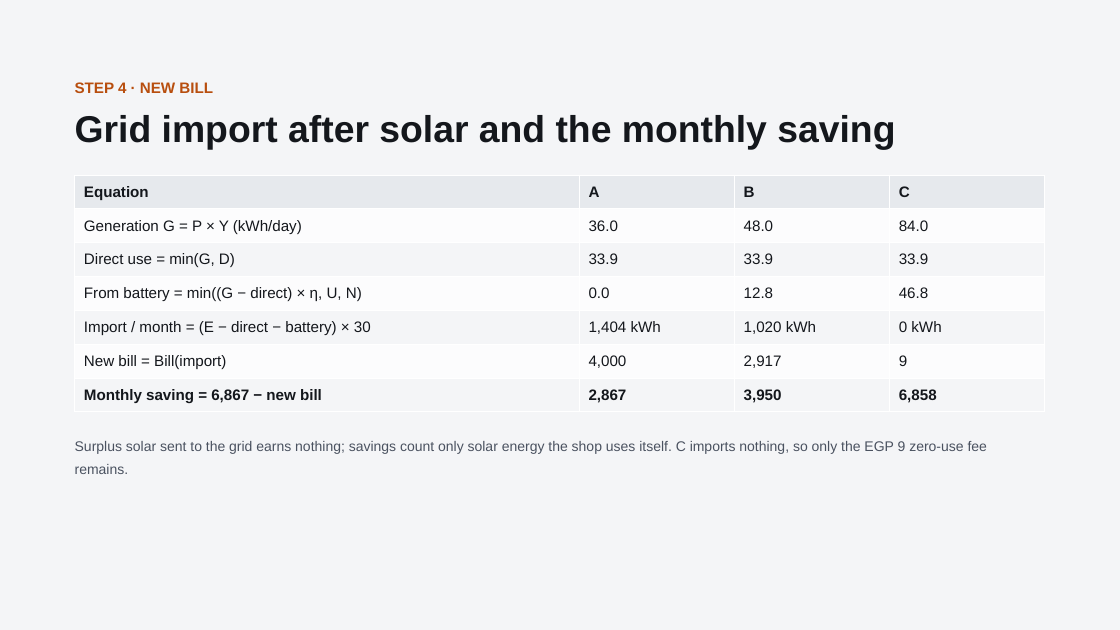
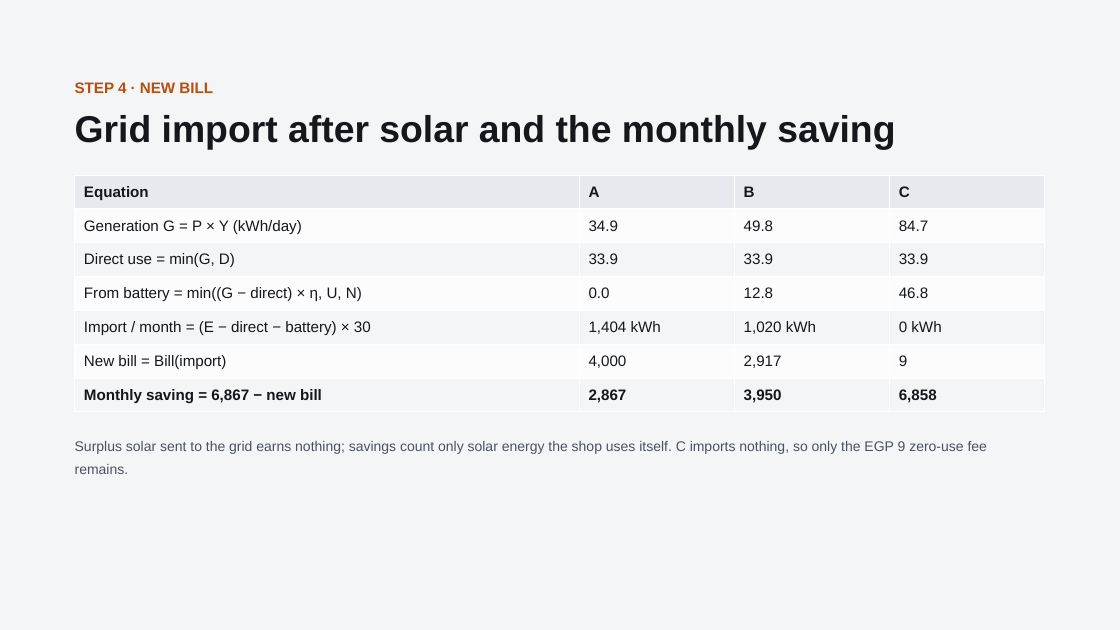
Before and after one commit to boodyelkady1998-sudo/avesta-bess-sizing-tool, a slide deck: slide 6 of El_Mo3alem_Juice_Shop_Solar_BESS.pptx. Drawn at 1120x630 pixels with LibreOffice and Linux fonts; fonts in the diff are those of the drawing. Boxes give left, top, right and bottom in pixels: in the first picture for what was removed or moved away, otherwise in the second. Text is boxed around its words. In the diff, an @@ line names an element or a change of style, - is before the commit and + after.

```diff
--- a/El_Mo3alem_Juice_Shop_Solar_BESS.pptx
+++ b/El_Mo3alem_Juice_Shop_Solar_BESS.pptx
@@ table at [75,175,1046,412] @@
-row 2: Generation G = P × Y (kWh/day) | 36.0 | 48.0 | 84.0
+row 2: Generation G = P × Y (kWh/day) | 34.9 | 49.8 | 84.7
```
Also in this commit, not shown: 8 other slides changed, 2 slides added.
